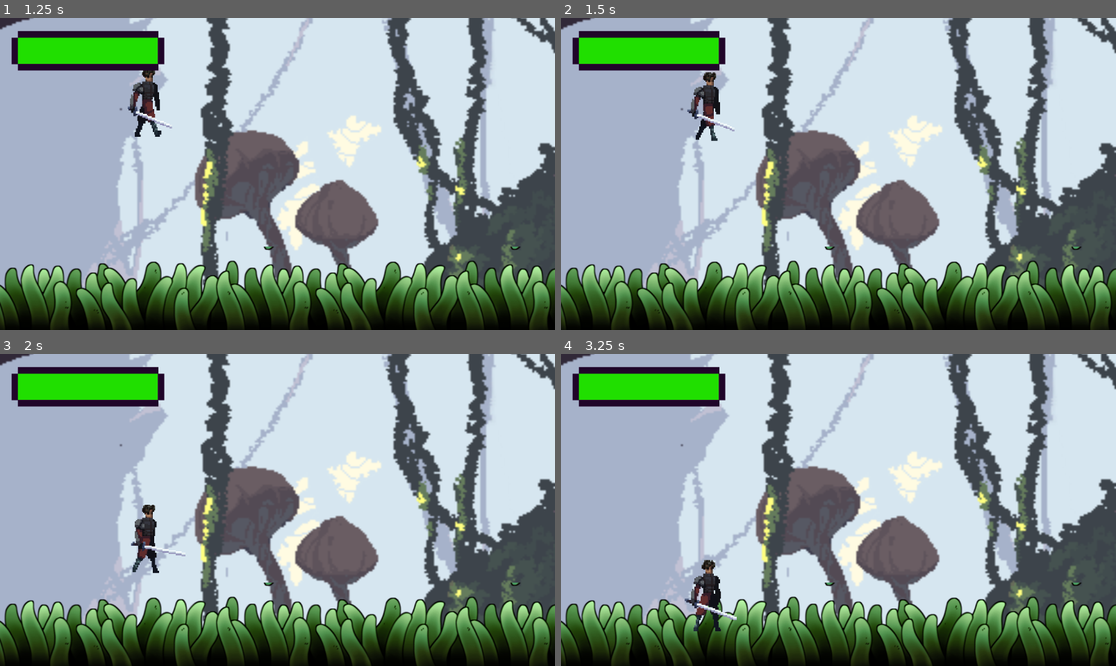
Above: before the commit, frames 1-4 (two rows, left to right).
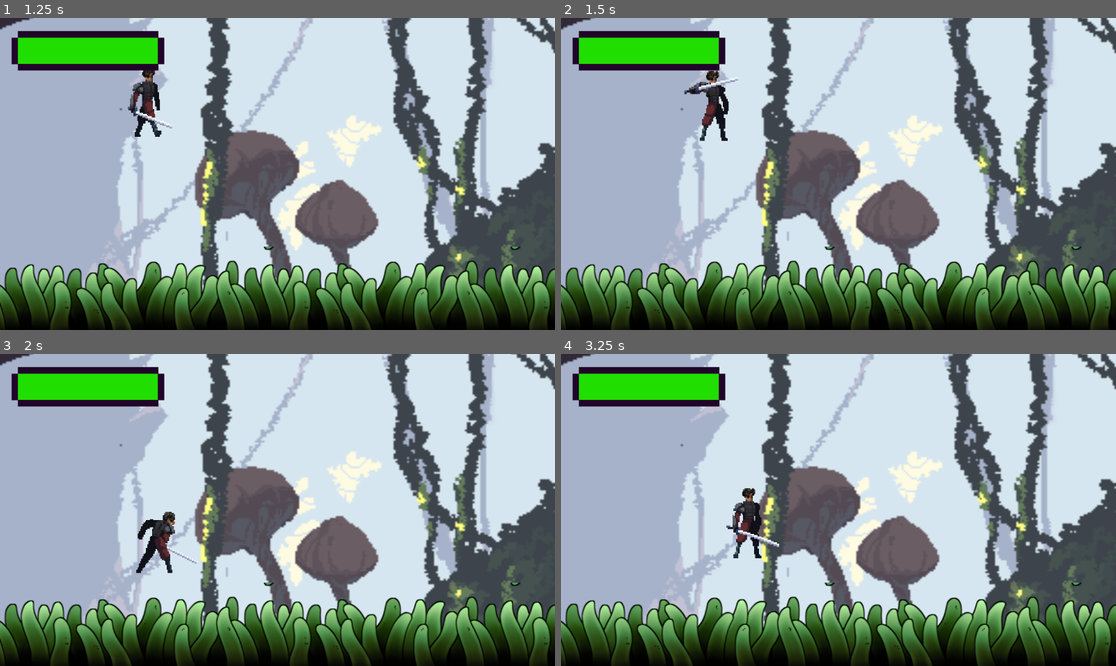
Above: after the commit, the same moments.

Repository: Rezep27/Platformer
Game: Godot game, scene res://Scenes/main.tscn
Same seed, same stepped clock (60 frames per second), same inputs: the game is played once before the commit and once after it.
Inputs:
- Up to frame 1 (1.25 s): tap Enter (ui_accept) at 0.5, 0.77 s; hold D (right) from 0.53 s (still down); hold K (block) from 0.53 s (still down)
- Up to frame 2 (1.5 s): keep holding D (right); release K (block) at 1.28 s; tap J (attack) at 1.35 s
- Up to frame 3 (2 s): keep holding D (right); tap Enter (ui_accept) at 1.52 s; tap K (block) at 1.55 s
- Up to frame 4 (3.25 s): release D (right) at 2.03 s; hold A (left) 2.03-2.78 s; hold K (block) 2.03-2.78 s; hold D (right) from 2.78 s (still down); tap K (block) at 2.85 s; tap Enter (ui_accept) at 3.02 s

Frame 1 is identical in both runs. In frame 2, 0.9% of the frame differs, in the area x 22-32%, y 16-40%; in frame 3, 1.1%; in frame 4, 1.6%, in the area x 22-40%, y 42-89%.

Commit message:
Advanced on block functionality

Diff:
--- a/Scenes/main_character.tscn
+++ b/Scenes/main_character.tscn
@@ -428,6 +428,22 @@
 }]
 }
 
+[sub_resource type="Animation" id="Animation_yvxxj"]
+resource_name = "end_block"
+length = 0.3
+tracks/0/type = "value"
+tracks/0/imported = false
+tracks/0/enabled = true
+tracks/0/path = NodePath("Sprite2D:texture")
+tracks/0/interp = 1
+tracks/0/loop_wrap = true
+tracks/0/keys = {
+"times": PackedFloat32Array(0, 0.1, 0.2),
+"transitions": PackedFloat32Array(1, 1, 1),
+"update": 1,
+"values": [ExtResource("98_44a77"), ExtResource("99_ot58g"), ExtResource("100_hkfrx")]
+}
+
 [sub_resource type="Animation" id="Animation_i1xd3"]
 resource_name = "idle"
 loop_mode = 1
@@ -444,6 +460,22 @@
 "values": [ExtResource("1_esnnb"), ExtResource("2_2o0tg"), ExtResource("3_umvch"), ExtResource("4_5av31"), ExtResource("5_3vvc7"), ExtResource("6_6ic4x"), ExtResource("7_hajwg"), ExtResource("8_7eqbn"), ExtResource("9_olw23"), ExtResource("10_pqtas")]
 }
 
+[sub_resource type="Animation" id="Animation_x0mi5"]
+resource_name = "start_block"
+length = 0.3
+tracks/0/type = "value"
+tracks/0/imported = false
+tracks/0/enabled = true
+tracks/0/path = NodePath("Sprite2D:texture")
+tracks/0/interp = 1
+tracks/0/loop_wrap = true
+tracks/0/keys = {
+"times": PackedFloat32Array(0, 0.1, 0.2),
+"transitions": PackedFloat32Array(1, 1, 1),
+"update": 1,
+"values": [ExtResource("95_bfbev"), ExtResource("96_y3sr2"), ExtResource("97_v1pf6")]
+}
+
 [sub_resource type="Animation" id="Animation_ep7vl"]
 resource_name = "walk"
 loop_mode = 1
@@ -458,38 +490,6 @@
 "transitions": PackedFloat32Array(1, 1, 1, 1, 1, 1, 1, 1, 1, 1),
 "update": 1,
 "values": [ExtResource("12_3fyl4"), ExtResource("13_70frn"), ExtResource("14_2iyu0"), ExtResource("15_fa62s"), ExtResource("16_qm3n0"), ExtResource("17_x7aao"), ExtResource("18_6ouu6"), ExtResource("19_i5hpi"), ExtResource("20_5pc05"), ExtResource("21_ael05")]
-}
-
-[sub_resource type="Animation" id="Animation_x0mi5"]
-resource_name = "start_block"
-length = 0.3
-tracks/0/type = "value"
-tracks/0/imported = false
-tracks/0/enabled = true
-tracks/0/path = NodePath("Sprite2D:texture")
-tracks/0/interp = 1
-tracks/0/loop_wrap = true
-tracks/0/keys = {
-"times": PackedFloat32Array(0, 0.1, 0.2),
-"transitions": PackedFloat32Array(1, 1, 1),
-"update": 1,
-"values": [ExtResource("95_bfbev"), ExtResource("96_y3sr2"), ExtResource("97_v1pf6")]
-}
-
-[sub_resource type="Animation" id="Animation_yvxxj"]
-resource_name = "end_block"
-length = 0.3
-tracks/0/type = "value"
-tracks/0/imported = false
-tracks/0/enabled = true
-tracks/0/path = NodePath("Sprite2D:texture")
-tracks/0/interp = 1
-tracks/0/loop_wrap = true
-tracks/0/keys = {
-"times": PackedFloat32Array(0, 0.1, 0.2),
-"transitions": PackedFloat32Array(1, 1, 1),
-"update": 1,
-"values": [ExtResource("98_44a77"), ExtResource("99_ot58g"), ExtResource("100_hkfrx")]
 }
 
 [sub_resource type="AnimationLibrary" id="AnimationLibrary_11o2n"]
--- a/Scripts/main_character.gd
+++ b/Scripts/main_character.gd
@@ -37,6 +37,10 @@
 	_update_facing()
 	if Input.is_action_pressed("block") and !is_busy:
 		_start_block()
+
+	if Input.is_action_just_released("block") and is_blocking:
+		_end_block()
+
 	if Input.is_action_just_pressed("attack"):
 		if !is_busy and attack_index == 0:
 			attack_index = 1
@@ -154,11 +158,11 @@
 	queue_free()
 
 func _start_block():
-	animation_tree["parameters/conditions/start_block"]
+	animation_tree["parameters/conditions/start_block"] = true
 	is_busy = true
 	is_blocking = true
 
 func _end_block():
-	animation_tree["parameters/conditions/end_block"]
+	animation_tree["parameters/conditions/end_block"] = true
 	is_busy = false
 	is_blocking = false
